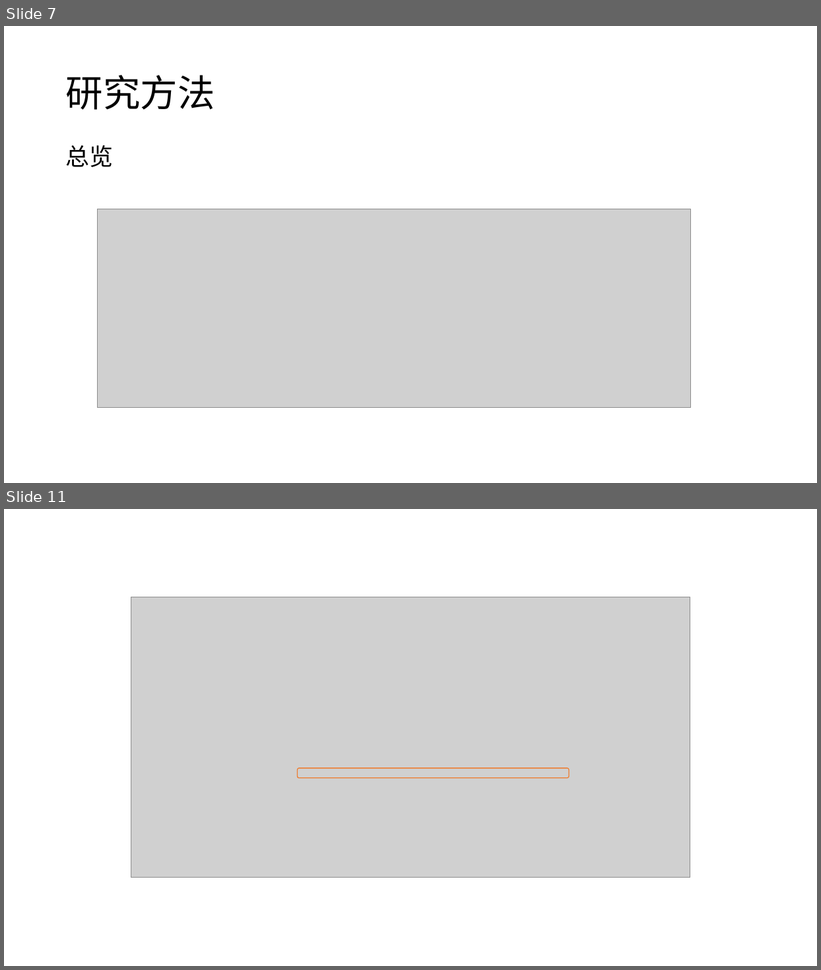
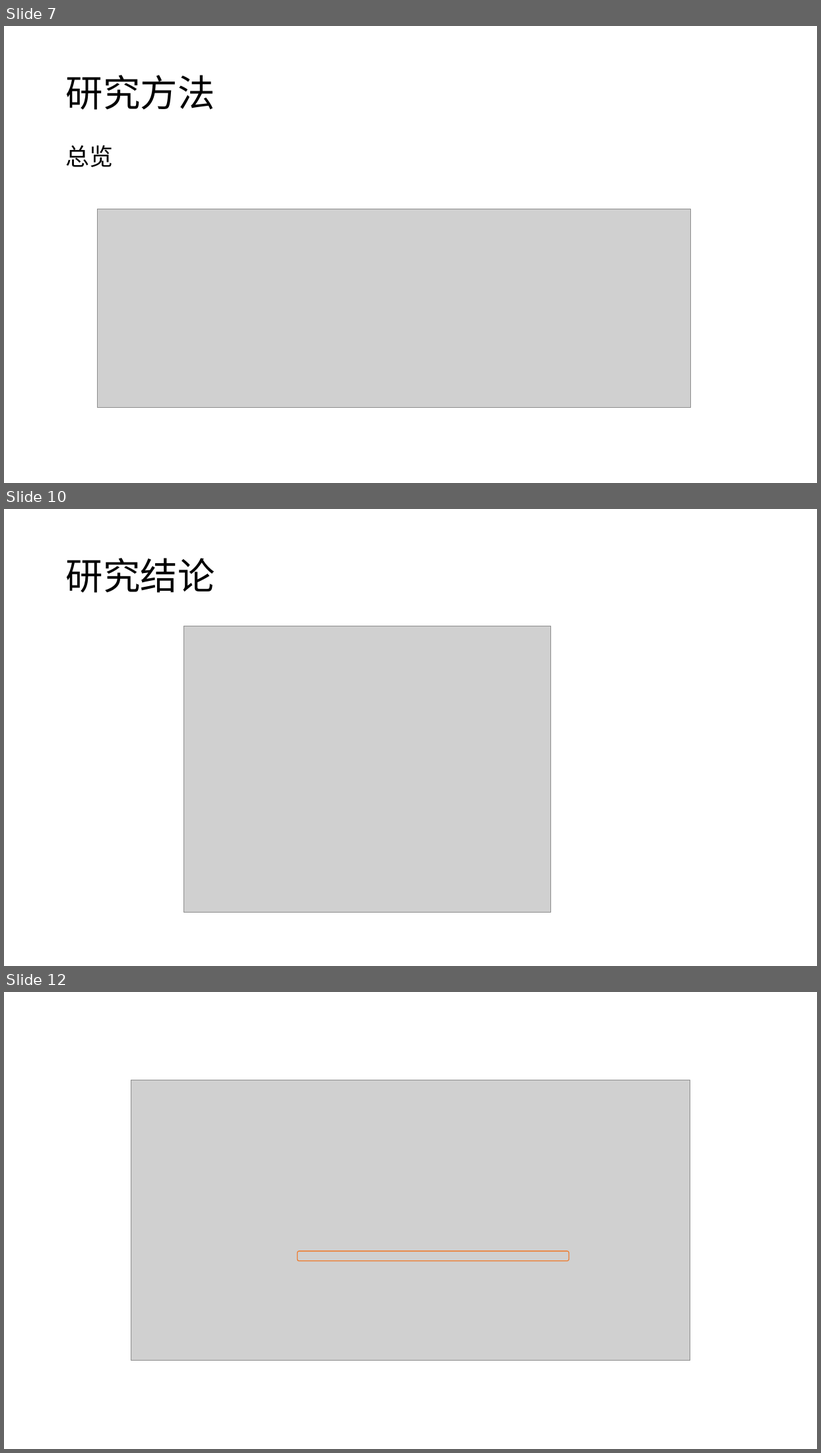
Before and after one commit to kevinva/paperReport, a slide deck: presentation/hezhi_vuldeepecker_sysevr.pptx. Shown one above the other, each under a label of ours: slides 7 and 11 before the commit, slides 7, 10 and 12 after it; the slides between them are not shown. The pictures are 821x970 and 821x1453 pixels, drawn with LibreOffice and Linux fonts; fonts in the diff are those of the drawing; grey boxes stand for pictures. Boxes give left, top, right and bottom in pixels: in the first picture for what was removed or moved away, otherwise in the second. Text is boxed around its words. In the diff, an @@ line names an element or a change of style, - is before the commit and + after.

```diff
--- a/presentation/hezhi_vuldeepecker_sysevr.pptx
+++ b/presentation/hezhi_vuldeepecker_sysevr.pptx
@@ slide 10 added at (4, 509, 817, 966), background #FFFFFF @@
@@ title added at (66, 558, 215, 593), 44 pt, text #000000 @@
+研究结论
@@ picture added at (184, 626, 550, 913) @@
@@ what was slide 11 is now slide 12 @@
```
Also in this commit, not shown: 6 slides changed, 1 other file.
